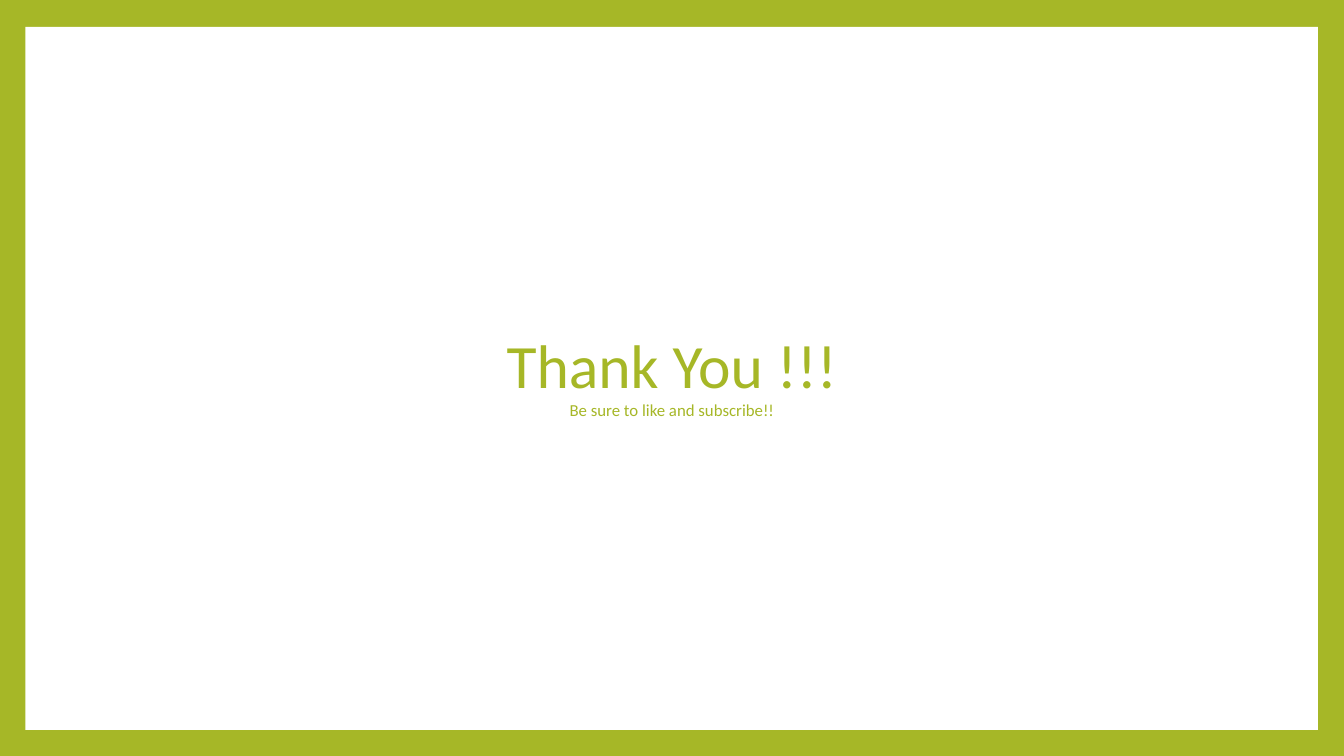
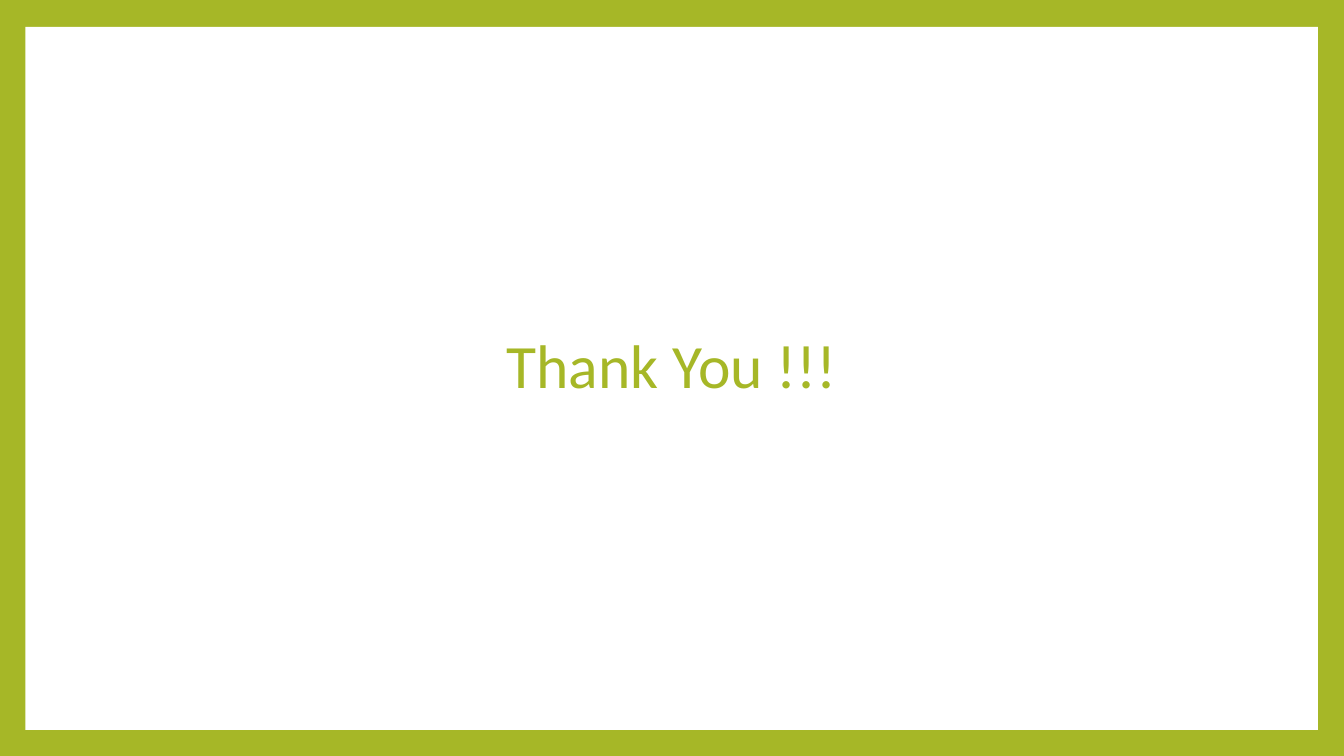
Before and after one commit to mdFuadIslam/cse438, a slide deck: slide 11 of Submission3/Slide.pptx. Drawn at 1344x756 pixels with LibreOffice and Linux fonts; fonts in the diff are those of the drawing. Boxes give left, top, right and bottom in pixels: in the first picture for what was removed or moved away, otherwise in the second. Text is boxed around its words. In the diff, an @@ line names an element or a change of style, - is before the commit and + after.

```diff
--- a/Submission3/Slide.pptx
+++ b/Submission3/Slide.pptx
@@ title at bbox=[570, 404, 773, 416]: paragraph removed @@
-Be sure to like and subscribe!!
```
Also in this commit, not shown: 3 other files.
